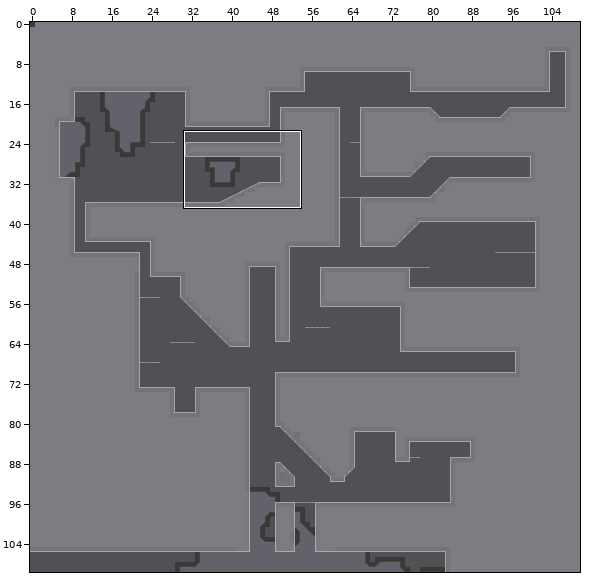
Tiled map: Symfora/bin/Debug/net8.0/Content/lev/c3m2.tmx. The picture above shows the old version from afar; the outline marks the close-up.
Close-up. Old version:
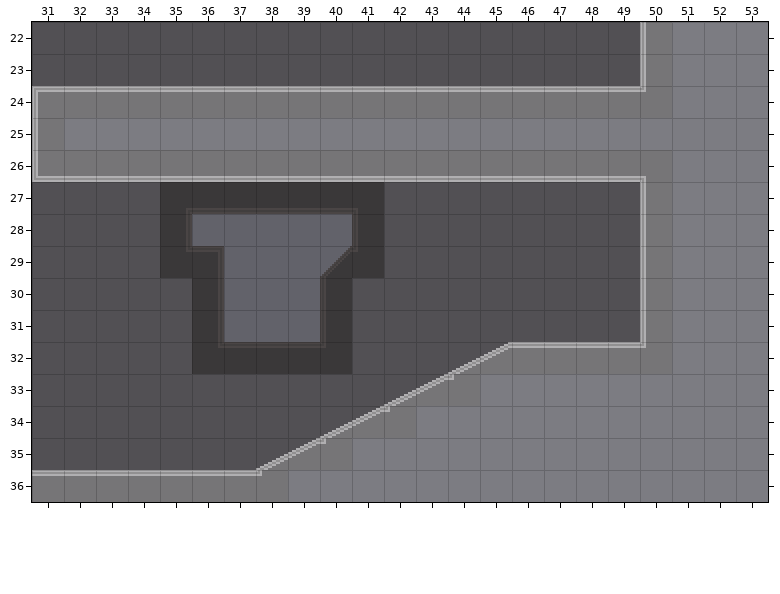
Cells are 16x16 px. Shown: x 31..53, y 22..36. The commit also changed other parts of the map, which this record leaves out.
After the commit:
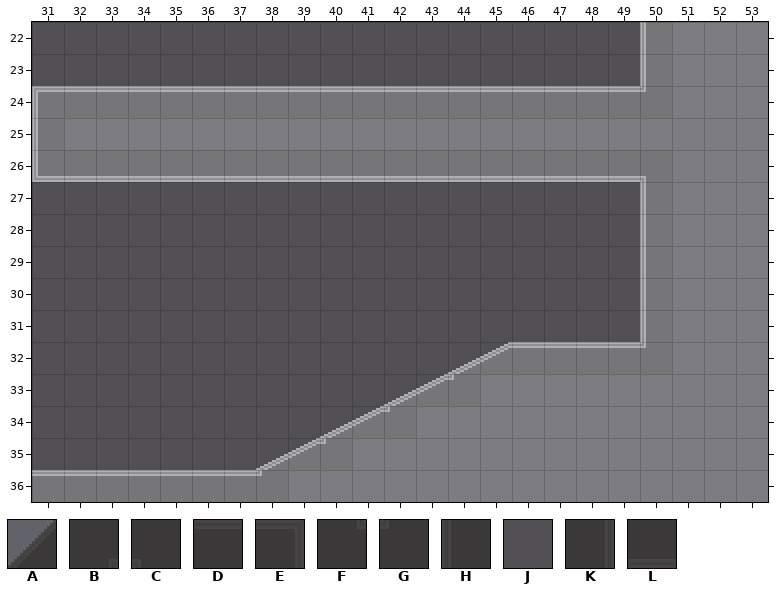
Key: from "devSet": A 9, B 58, C 59, D 61, E 62, F 67, G 68, H 69, J 70, K 71, L 79.
_ is an empty cell.
See-through tiles are keyed as they look on the map.
Changes in this commit:
Layer "background":
y 27: x 35..41 BLLLLLC -> JJJJJJJ
y 28: x 35..41 K_____H -> JJJJJJJ
y 29: x 35..41 FE___AG -> JJJJJJJ
y 30..31: x 36..40 K___H -> JJJJJ
y 32: x 36..40 FDDDG -> JJJJJ
